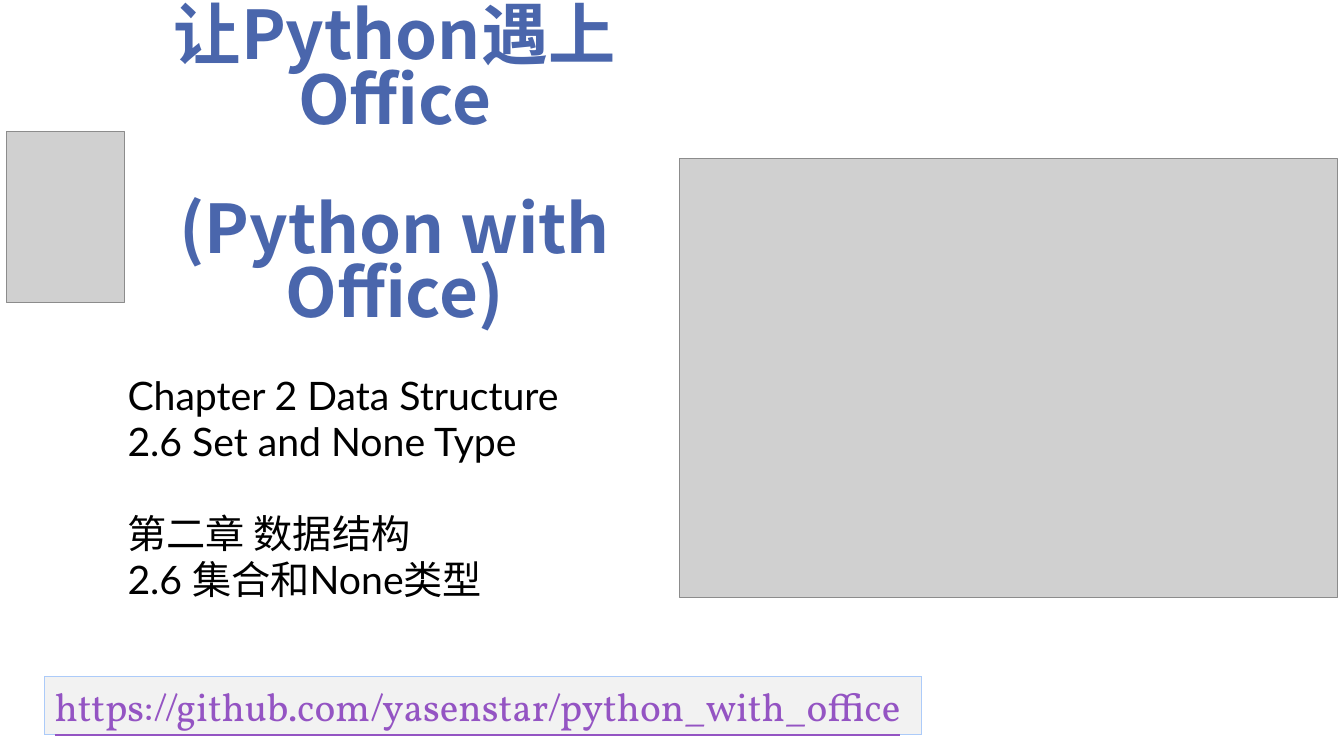
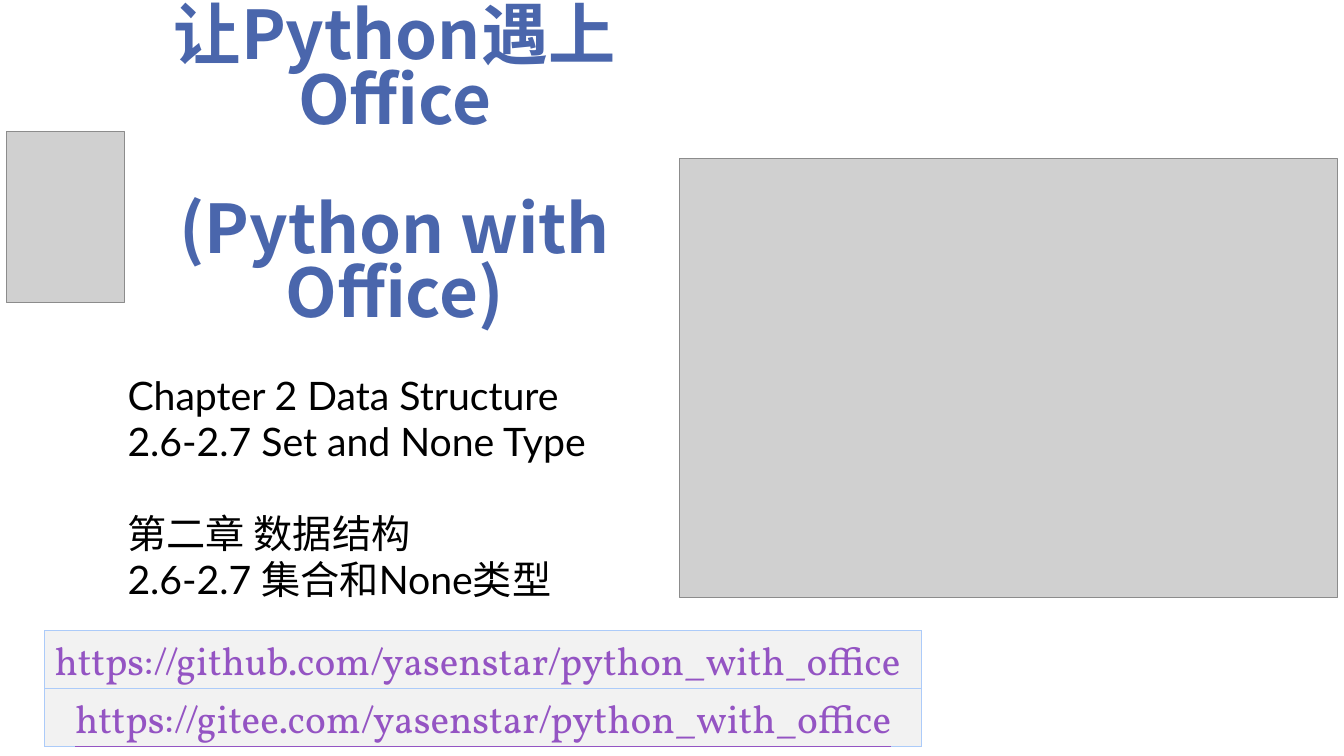
Before and after one commit to yasenstar/python_with_office, a slide deck: slide 7 of Video_Covers.pptx. Drawn at 1344x756 pixels with LibreOffice and Linux fonts; fonts in the diff are those of the drawing; grey boxes stand for pictures; background and template pictures are left out. Boxes give left, top, right and bottom in pixels: in the first picture for what was removed or moved away, otherwise in the second. Text is boxed around its words. In the diff, an @@ line names an element or a change of style, - is before the commit and + after.

```diff
--- a/Video_Covers.pptx
+++ b/Video_Covers.pptx
@@ subtitle at [128,427,586,463]: text changed @@
-2.6 Set and None Type
+2.6-2.7 Set and None Type
@@ subtitle at [128,561,551,597]: text changed @@
-2.6 集合和None类型
+2.6-2.7 集合和None类型
@@ rectangle "https://github.com/yasenstar/python_with_office": place and size @@
-rectangle "https://github.com/yasenstar/python_with_office" at [44,677,922,734]
+rectangle "https://github.com/yasenstar/python_with_office" at [44,631,922,689]
@@ rectangle added at [44,689,922,746], fill #F2F2F2, outline #ACCBF9 0.75 pt, 28 pt, text #9454C3, underline @@
+https://gitee.com/yasenstar/python_with_office
```
Also in this commit, not shown: 2 slides added, 6 other files.
